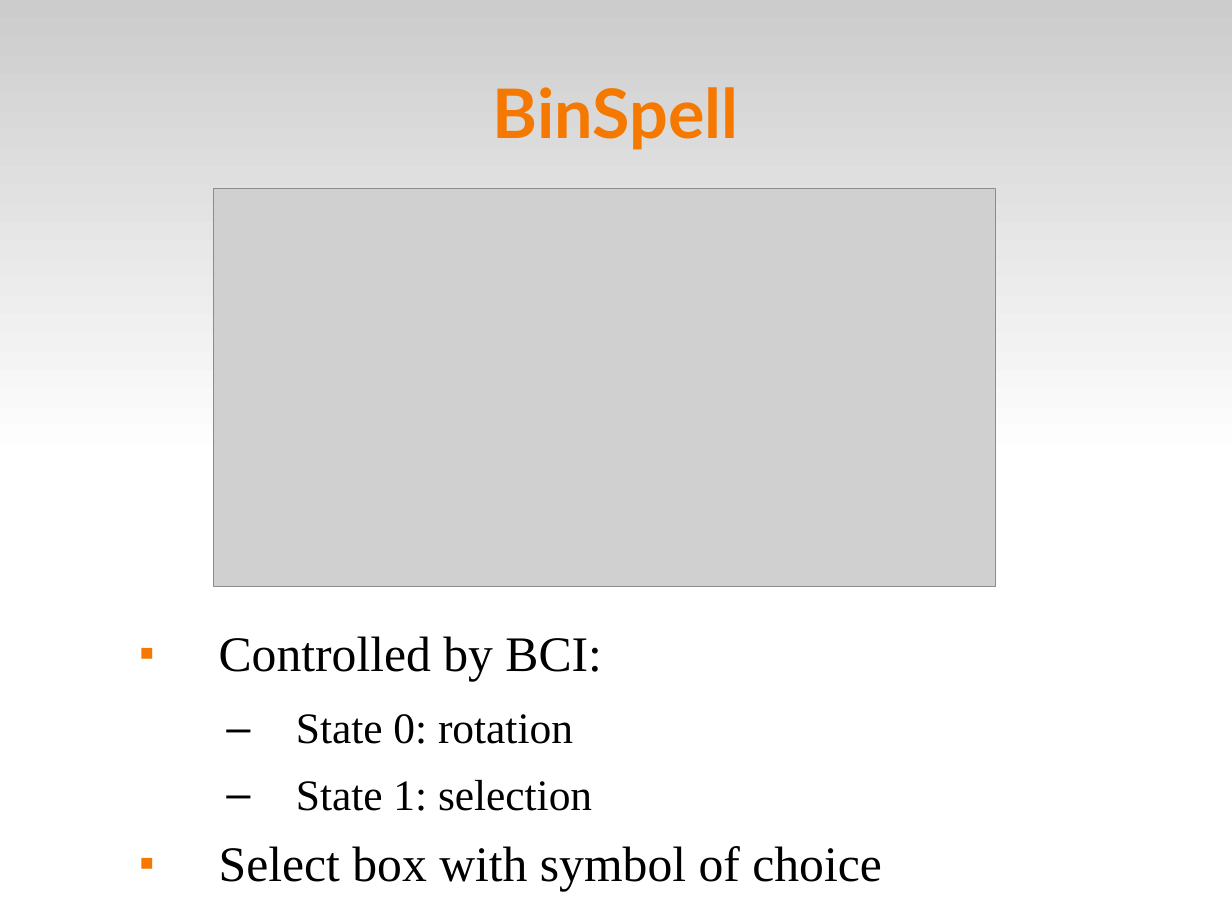
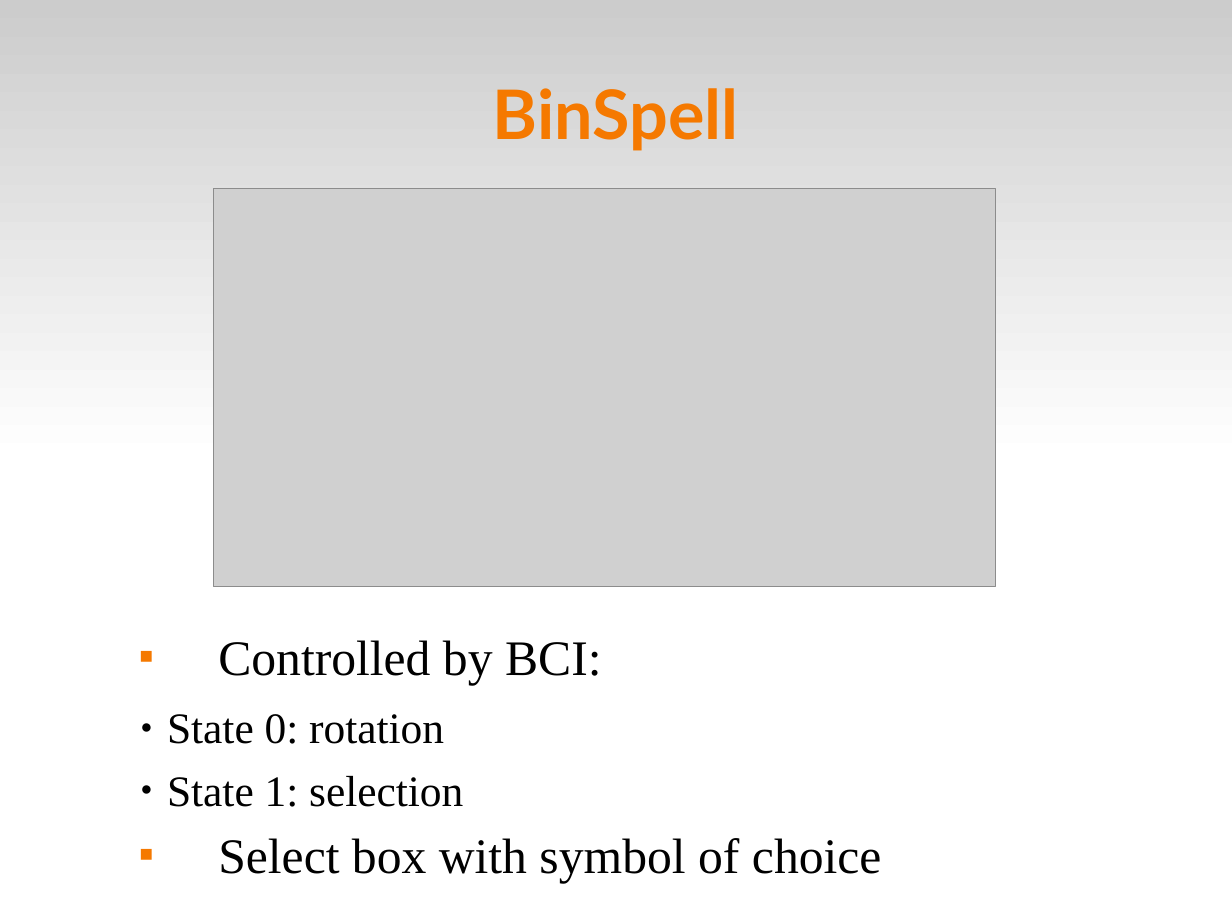
Before and after one commit to abdullah38rcc/BCI-Virtual-Keyboard, a slide deck: slide 7 of master's/docs/virtKey.ppt. Drawn at 1232x924 pixels with LibreOffice and Linux fonts; fonts in the diff are those of the drawing; grey boxes stand for pictures. Boxes give left, top, right and bottom in pixels: in the first picture for what was removed or moved away, otherwise in the second. Text is boxed around its words. In the diff, an @@ line names an element or a change of style, - is before the commit and + after.

```diff
--- a/master's/docs/virtKey.ppt
+++ b/master's/docs/virtKey.ppt
@@ text "Controlled by BCI:" at (167,640,882,884): line spacing 0.93 to 0.86; bullet – to ● @@
```
Also in this commit, not shown: 17 other slides changed, 2 slides added, 3 slides removed.
